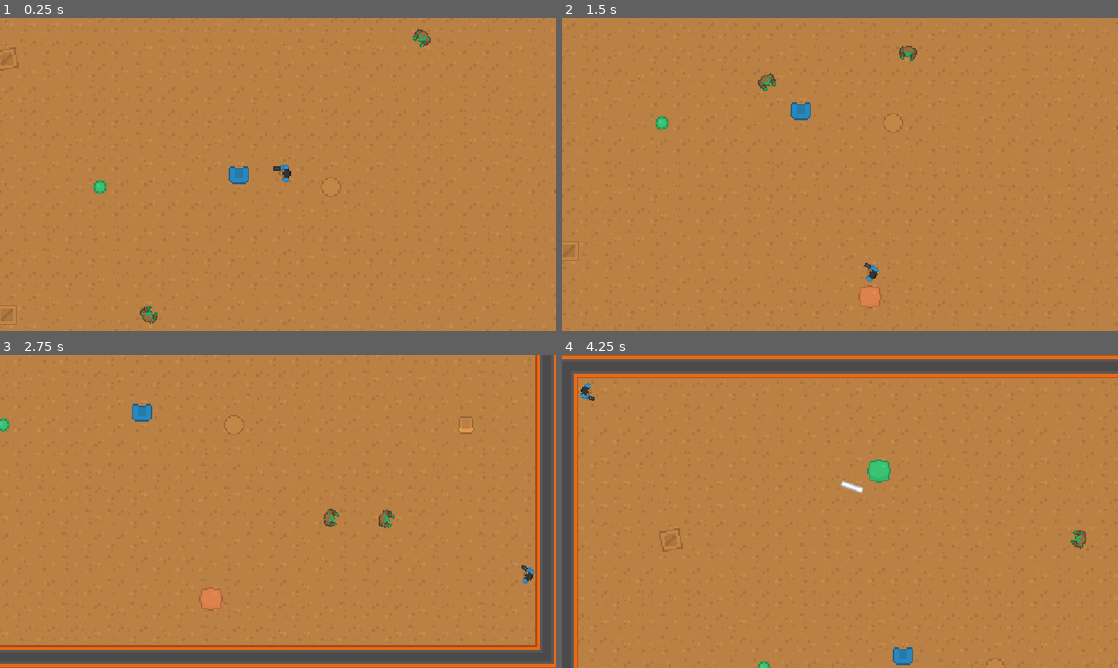
Above: before the commit, frames 1-4 (two rows, left to right).
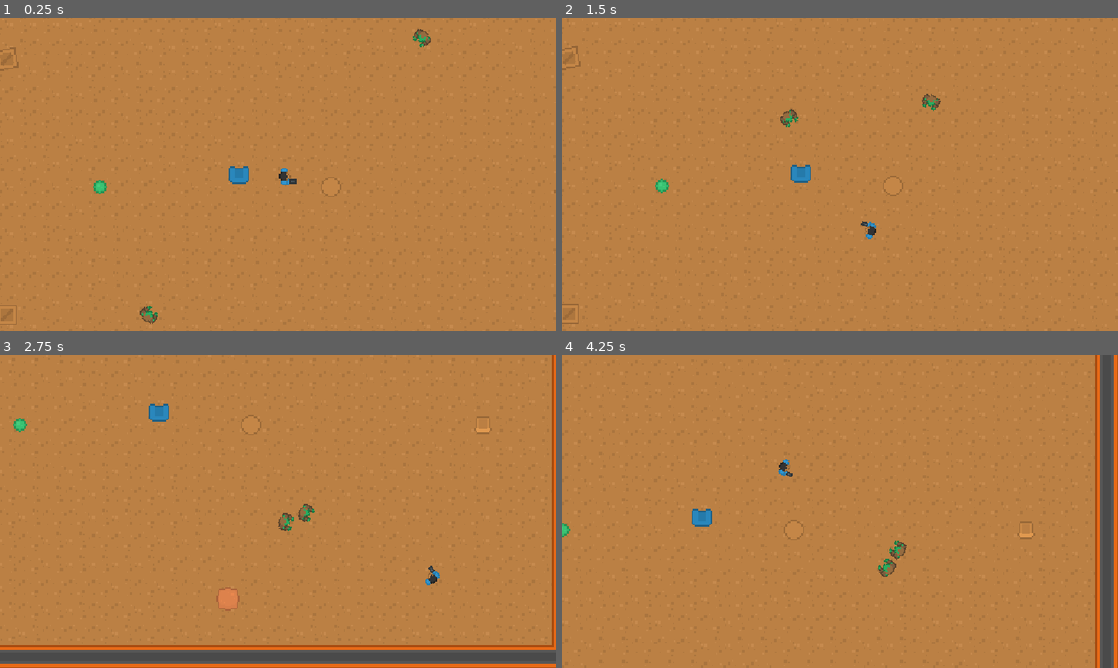
Above: after the commit, the same moments.

Repository: Frickerson/Brackeys_2026.2
Game: Godot game, scene res://Game/Levels/LevelOne.tscn
The game is run twice, just before and just after one commit, with the same random seed, the same clock (stepped at 60 frames per second) and the same inputs.
Inputs (mouse positions are in pixels of both pictures, inside the frame that each line leads up to):
- Up to frame 1 (0.25 s): no input
- Up to frame 2 (1.5 s): move the mouse to (962, 158) at 0.52 s; hold D (Player_Move_Right) 0.53-1.28 s; click (962, 158) at 0.6 s; tap Enter at 1.25 s; move the mouse to (728, 190) at 1.27 s; hold S (Player_Move_Down) from 1.28 s (still down); click (728, 190) at 1.35 s
- Up to frame 3 (2.75 s): move the mouse to (333, 442) at 2.02 s; release S (Player_Move_Down) at 2.03 s; hold D (Player_Move_Right) from 2.03 s (still down); click (333, 442) at 2.1 s
- Up to frame 4 (4.25 s): move the mouse to (812, 574) at 2.77 s; release D (Player_Move_Right) at 2.78 s; hold W (Player_Move_Up) 2.78-3.53 s; click (812, 574) at 2.85 s; move the mouse to (1006, 558) at 3.52 s; hold A (Player_Move_Left) from 3.53 s (still down); click (1006, 558) at 3.6 s

The runs differ from the first frame. In frame 1, 0.1% of the frame differs, in the area x 49-54%, y 46-54%; in frame 2, 2.2%; in frame 3, 5.5%; in frame 4, 15%, in the area x 0-100%, y 0-100%.

Commit message:
Fixup player and weapon issues

Diff:
--- a/Game/Levels/LevelOne.tscn
+++ b/Game/Levels/LevelOne.tscn
@@ -30,7 +30,6 @@
 
 [node name="Player" parent="." unique_id=1713415423 groups=["Player"] instance=ExtResource("2_8g3pm")]
 position = Vector2(272, 208)
-MoveSpeed = 5000.0
 
 [node name="Obstacle" parent="." unique_id=851229595 instance=ExtResource("3_u8oo6")]
 position = Vector2(464, 216)
--- a/Game/Objects/Player/Player.gd
+++ b/Game/Objects/Player/Player.gd
@@ -25,6 +25,9 @@
 
 	velocity = Vector2(horizontal, vertical)
 	IsMoving = !velocity.is_zero_approx()
+
+	if !IsMoving:
+		return
 
 	move_and_slide()
 
--- a/Game/Objects/Player/Player.tscn
+++ b/Game/Objects/Player/Player.tscn
@@ -1,7 +1,7 @@
 [gd_scene format=3 uid="uid://dprglki4vqowe"]
 
 [ext_resource type="Script" uid="uid://by12bqobms5mi" path="res://Game/Objects/Player/Player.gd" id="1_5anc7"]
-[ext_resource type="PackedScene" uid="uid://dls1bpx8qq5em" path="res://Game/Objects/Weapons/Handgun.tscn" id="2_bupal"]
+[ext_resource type="PackedScene" uid="uid://b41p3vi1b188i" path="res://Game/Objects/Weapons/Machinegun.tscn" id="2_bupal"]
 [ext_resource type="Texture2D" uid="uid://bj37e1k6so76t" path="res://Game/Assets/Tilesets/tilesheet_transparent.png" id="3_bupal"]
 
 [sub_resource type="CircleShape2D" id="CircleShape2D_bu7o8"]
@@ -13,7 +13,6 @@
 
 [node name="Player" type="CharacterBody2D" unique_id=1713415423 node_paths=PackedStringArray("AttackLocation", "Camera")]
 script = ExtResource("1_5anc7")
-MoveSpeed = 20000.0
 DefaultWeapon = ExtResource("2_bupal")
 AttackLocation = NodePath("CollisionShape2D/Sprite2D/AttackLocation")
 Camera = NodePath("Camera2D")
--- a/Game/Objects/Weapons/Base/Weapon.gd
+++ b/Game/Objects/Weapons/Base/Weapon.gd
@@ -16,7 +16,7 @@
 	if Ready:
 		return
 
-	AttackTimer += (1.0 / AttackSpeed) * delta
+	AttackTimer += AttackSpeed * delta
 	if AttackTimer >= 1.0:
 		Ready = true
 		AttackTimer -= 1.0
